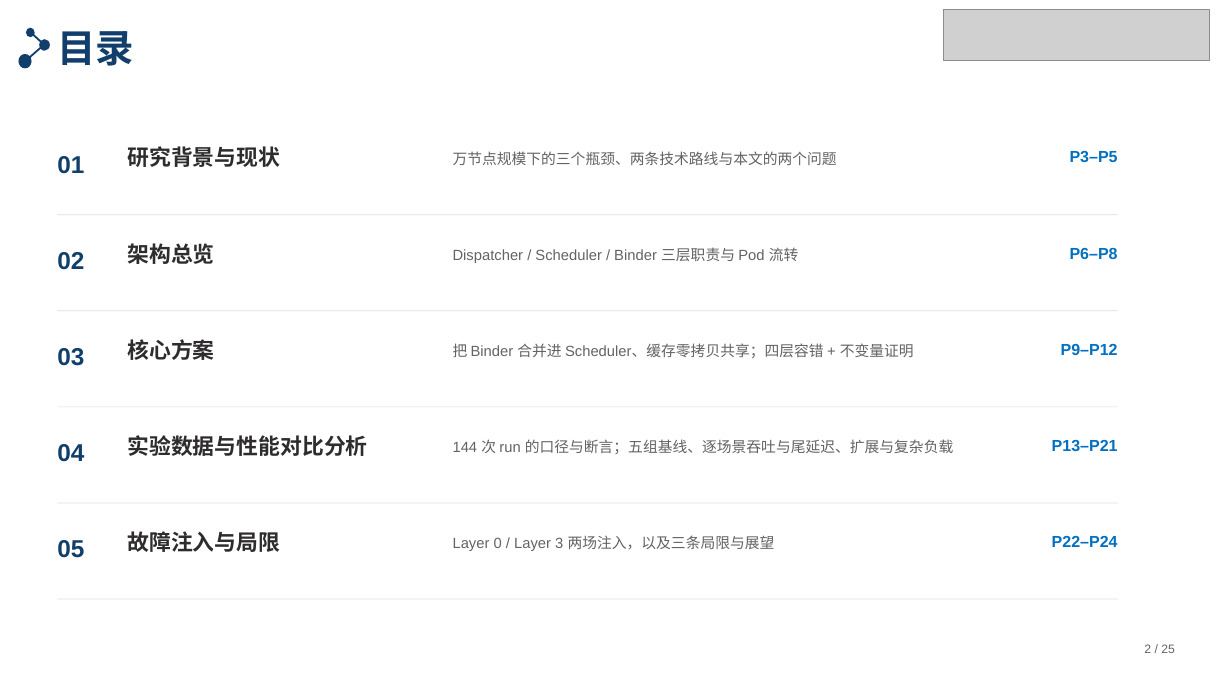
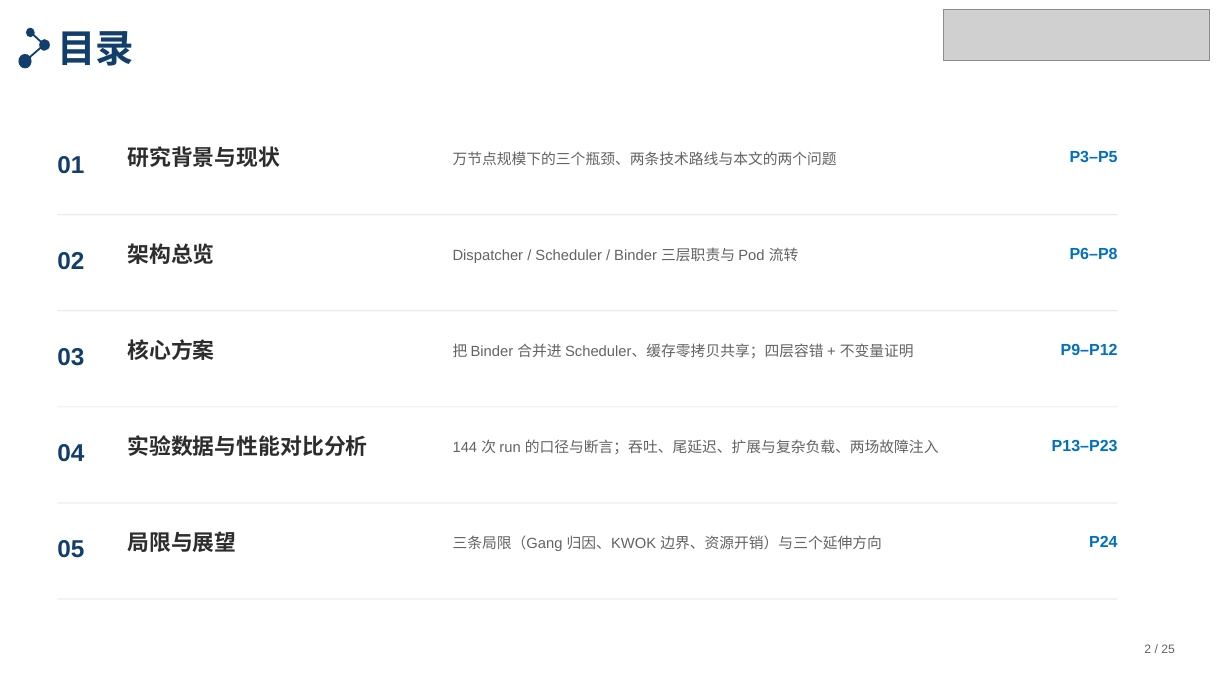
Before and after one commit to tengfei86/godel-scheduler, a slide deck: slide 2 of docs/thesis/defense/答辩PPT-北航模板版.pptx. Drawn at 1232x693 pixels with LibreOffice and Linux fonts; fonts in the diff are those of the drawing; grey boxes stand for pictures. Boxes give left, top, right and bottom in pixels: in the first picture for what was removed or moved away, otherwise in the second. Text is boxed around its words. In the diff, an @@ line names an element or a change of style, - is before the commit and + after.

Commit message:
docs(thesis): 目录把「故障注入」并入 04，05 收为「局限与展望」
- 04 实验数据与性能对比分析：P13–P21 → **P13–P23**（含 Layer 0 / Layer 3 两场故障注入）
  描述：144 次 run 的口径与断言；吞吐、尾延迟、扩展与复杂负载、两场故障注入
- 05 由「故障注入与局限」改为「局限与展望」，覆盖 P24 单页
  描述：三条局限（Gang 归因、KWOK 边界、资源开销）与三个延伸方向
- 04 描述压到 5.4 in 单行显示（列宽 6.0 in）

```diff
--- a/docs/thesis/defense/答辩PPT-北航模板版.pptx
+++ b/docs/thesis/defense/答辩PPT-北航模板版.pptx
@@ text at box(453, 439, 939, 454): text changed @@
-144 次 run 的口径与断言；五组基线、逐场景吞吐与尾延迟、扩展与复杂负载
+144 次 run 的口径与断言；吞吐、尾延迟、扩展与复杂负载、两场故障注入
@@ text at box(1052, 439, 1118, 451): text changed @@
-P13–P21
+P13–P23
@@ text at box(127, 531, 236, 552): text changed @@
-故障注入与局限
+局限与展望
@@ text at box(453, 535, 882, 551): text changed @@
-Layer 0 / Layer 3 两场注入，以及三条局限与展望
+三条局限（Gang 归因、KWOK 边界、资源开销）与三个延伸方向
@@ text at box(1089, 536, 1117, 547): text changed @@
-P22–P24
+P24
```
Also in this commit, not shown: 2 other files.
